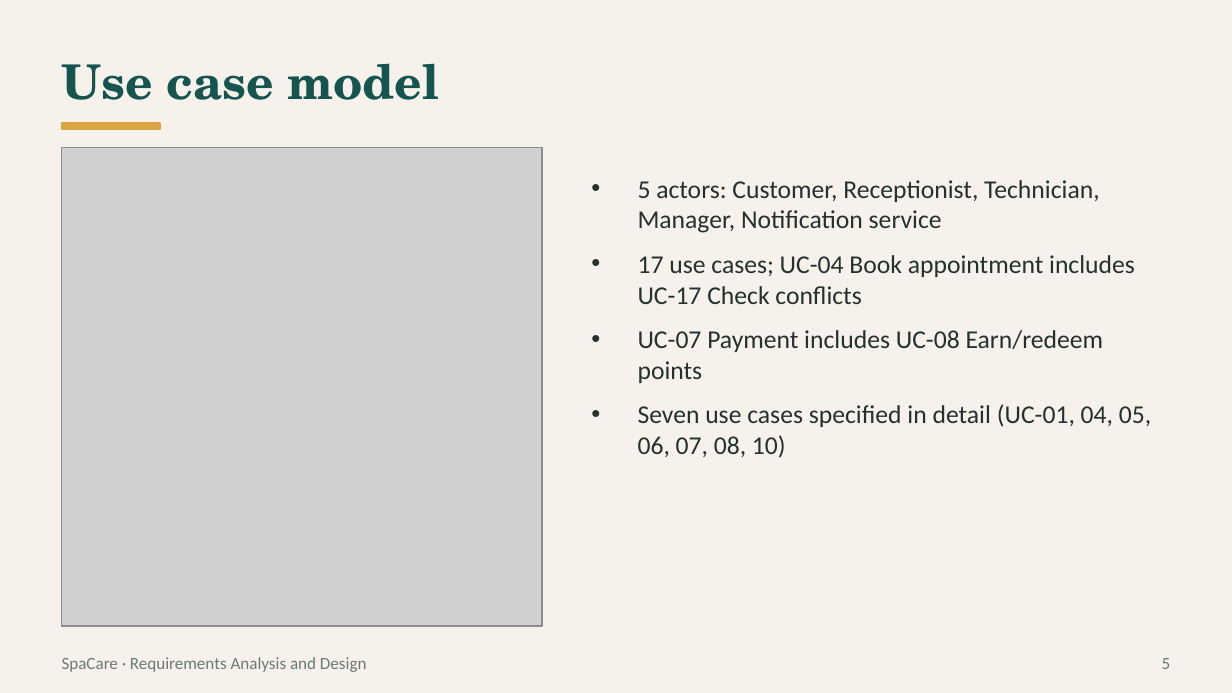
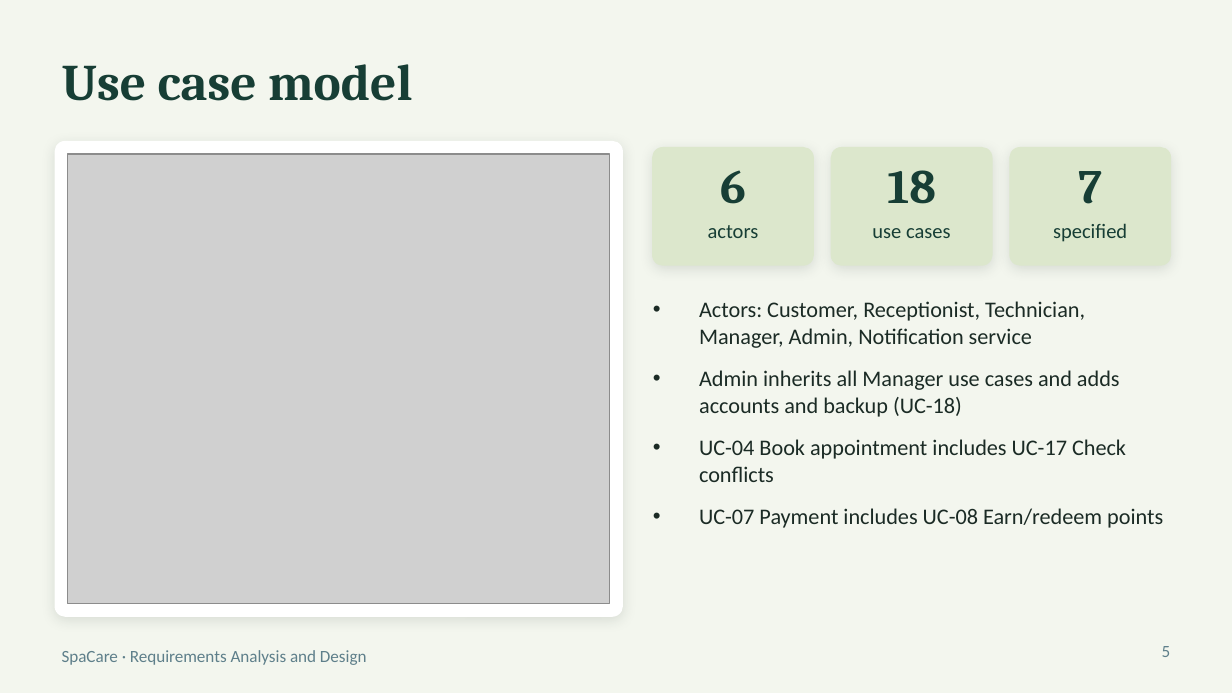
Before and after one commit to LyPhucHai/Spa_Care, a slide deck: slide 5 of 02_Slides/SpaCare_Slides.pptx. Drawn at 1232x693 pixels with LibreOffice and Linux fonts; fonts in the diff are those of the drawing; grey boxes stand for pictures. Boxes give left, top, right and bottom in pixels: in the first picture for what was removed or moved away, otherwise in the second. Text is boxed around its words. In the diff, an @@ line names an element or a change of style, - is before the commit and + after.

```diff
--- a/02_Slides/SpaCare_Slides.pptx
+++ b/02_Slides/SpaCare_Slides.pptx
@@ background #F6F1EA to #F3F6EE @@
@@ title "Use case model" at [62, 64, 412, 101]: size 28 to 30 pt, font TeX Gyre Schola to Cambria, text colour #15544F to #173E35 @@
@@ rounded rectangle added at [55, 142, 622, 616], fill #FFFFFF, outline #FFFFFF 1 pt @@
@@ rectangle removed at [62, 123, 160, 129] @@
@@ rounded rectangle added at [653, 148, 813, 265], fill #DCE7CC, outline #DCE7CC 1 pt @@
@@ rounded rectangle added at [832, 148, 992, 265], fill #DCE7CC, outline #DCE7CC 1 pt @@
@@ rounded rectangle added at [1010, 148, 1170, 265], fill #DCE7CC, outline #DCE7CC 1 pt @@
@@ picture: place and size @@
-picture at [62, 148, 542, 626]
+picture at [68, 154, 610, 604]
@@ text added at [720, 170, 746, 204], 28 pt, text #173E35, bold @@
+6
@@ text added at [887, 170, 936, 204], 28 pt, text #173E35, bold @@
+18
@@ text added at [1078, 171, 1102, 204], 28 pt, text #173E35, bold @@
+7
@@ text added at [708, 225, 759, 238], 12 pt, text #173E35 @@
+actors
@@ text added at [872, 228, 951, 238], 12 pt, text #173E35 @@
+use cases
@@ text added at [1053, 223, 1127, 242], 12 pt, text #173E35 @@
+specified
@@ text "Actors: Customer, Receptionist, Technician, Manager, ...": place and size @@
-text "Actors: Customer, Receptionist, Technician, Manager, ..." at [638, 180, 1151, 458]
+text "Actors: Customer, Receptionist, Technician, Manager, ..." at [699, 301, 1163, 528]
@@ text at [699, 301, 1126, 482]: text changed; size 15 to 13 pt; text colour #23312F to #1B2B25 @@
-• 5 actors: Customer, Receptionist, Technician, Manager, Notification service
-• 17 use cases; UC-04 Book appointment includes UC-17 Check conflicts
+• Actors: Customer, Receptionist, Technician, Manager, Admin, Notification service
+• Admin inherits all Manager use cases and adds accounts and backup (UC-18)
+• UC-04 Book appointment includes UC-17 Check conflicts
@@ text at [638, 404, 1151, 458]: paragraph removed @@
-• Seven use cases specified in detail (UC-01, 04, 05, 06, 07, 08, 10)
@@ text at [699, 508, 1163, 528]: size 15 to 13 pt, text colour #23312F to #1B2B25 in "UC-07 Payment includes UC-08 Earn/redeem points"; more space between paragraphs @@
@@ text removed at [62, 657, 367, 672] @@
-SpaCare · Requirements Analysis and Design
@@ text added at [62, 650, 367, 665], 10 pt, text #5E7F8A @@
+SpaCare · Requirements Analysis and Design
@@ page number at [1162, 646, 1171, 657]: text colour #6B7A77 to #5E7F8A; vertical alignment middle to top @@
```
Also in this commit, not shown: 5 other slides changed, 8 slides added, 6 slides removed.
